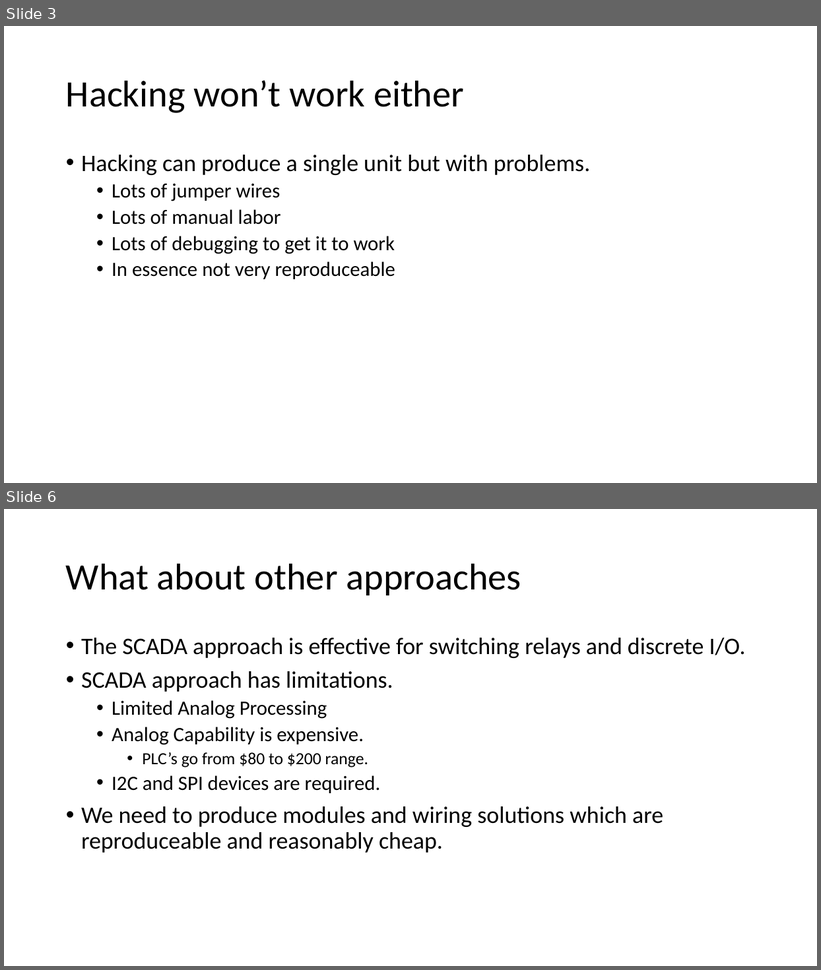
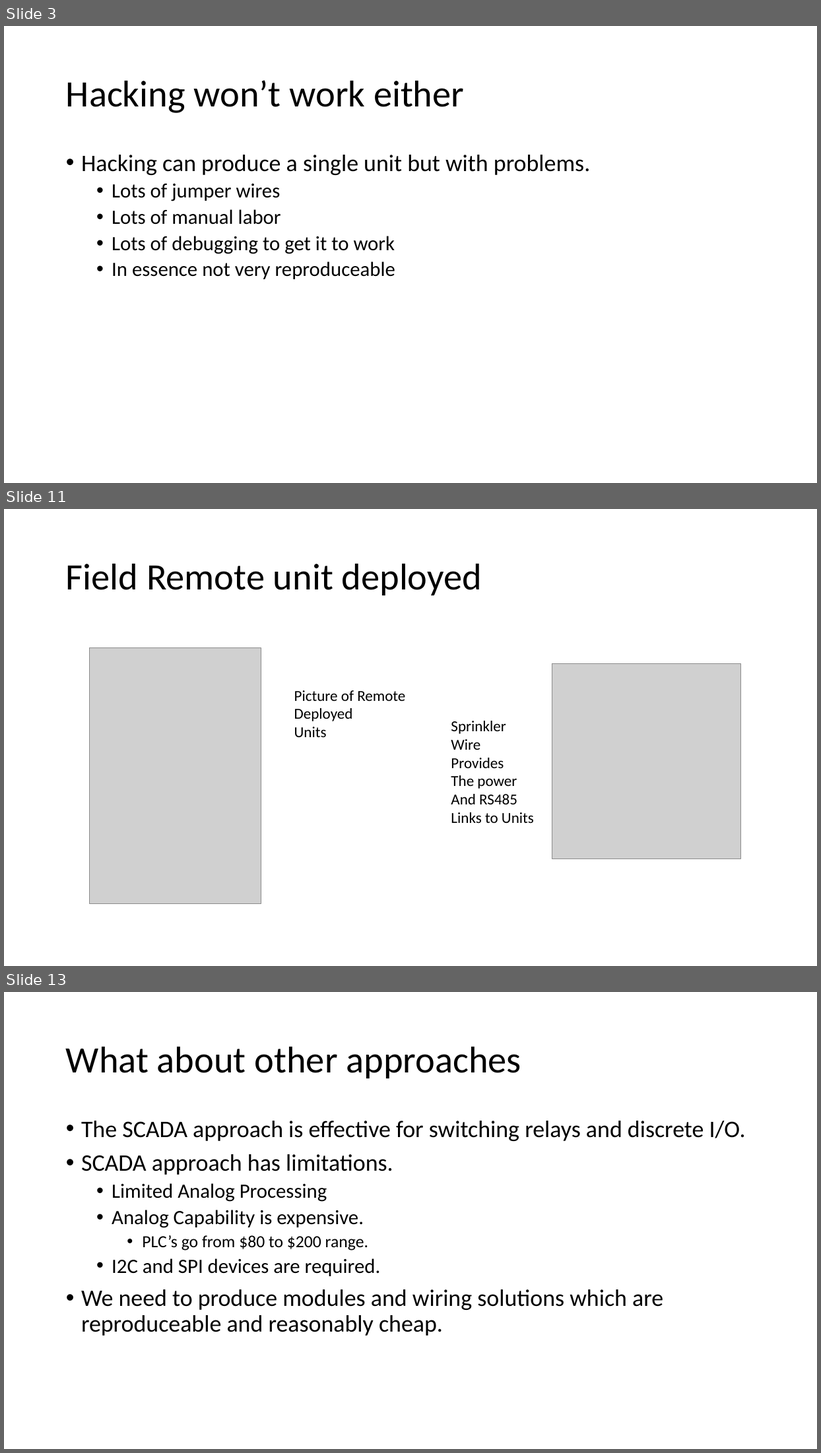
Before and after one commit to NanoDataCenter/nano_data_center, a slide deck: presentations/session_1/Embedded Track #1.pptx. Shown one above the other, each under a label of ours: slides 3 and 6 before the commit, slides 3, 11 and 13 after it; the slides between them are not shown. The pictures are 821x970 and 821x1453 pixels, drawn with LibreOffice and Linux fonts; fonts in the diff are those of the drawing; grey boxes stand for pictures. Boxes give left, top, right and bottom in pixels: in the first picture for what was removed or moved away, otherwise in the second. Text is boxed around its words. In the diff, an @@ line names an element or a change of style, - is before the commit and + after.

```diff
--- a/presentations/session_1/Embedded Track #1.pptx
+++ b/presentations/session_1/Embedded Track #1.pptx
@@ slide 11 added at [4, 509, 817, 966], background #FFFFFF @@
@@ title added at [66, 563, 482, 595], 44 pt, text #000000 @@
+Field Remote unit deployed
@@ picture added at [89, 648, 261, 904] @@
@@ picture added at [552, 664, 741, 859] @@
@@ text added at [294, 691, 405, 737], 18 pt, text #000000 @@
+Picture of Remote
+Deployed
+Units
@@ text added at [451, 721, 534, 823], 18 pt, text #000000 @@
+Sprinkler
+Wire
+Provides
+The power
+And RS485
+Links to Units
@@ what was slide 6 is now slide 13 @@
```
Also in this commit, not shown: 4 slides changed, 12 other slides added, 1 slide removed.
